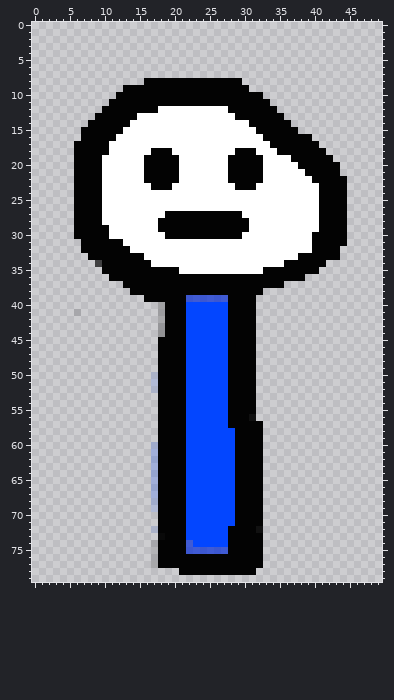
A sprite sheet gets an edit: android/assets/pencilSpentPedestrianBlue.png. The picture above is the old version.
The file is 50x80 pixels. Pixels under 10% opacity are left out. Colours within 5 levels of each other are drawn and written as one.
And afterwards:
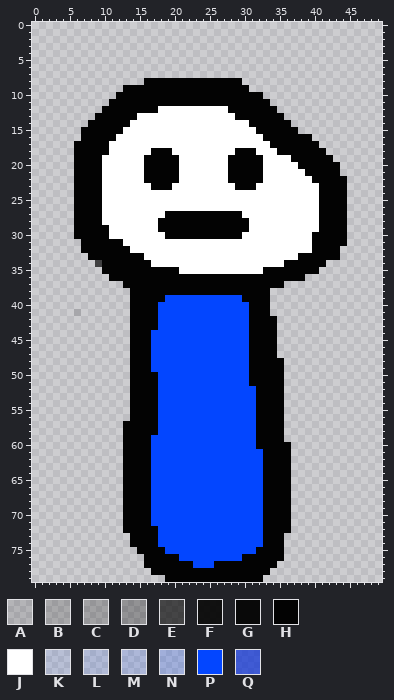
Palette (. is transparent): A #0303031f  B #0303032f  C #03030338  D #0303034b  E #030303ac  F #030303ed  G #030303f7  H #030303  J #ffffff  K #0346ff1a  L #0346ff23  M #0346ff29  N #0346ff38  P #0346ff  Q #1034d5be
What changed:
y 38: x 33 . -> H
y 39: x 14..15 .. -> HH; x 19..29 HHHQQQQQQHH -> PPPPPPPPPPP; x 32..33 .. -> HH
y 40: x 14..21 ....CHHH -> HHHHPPPP; x 28..30 HHH -> PPP; x 32..33 .. -> HH
y 41: x 14..21 ....BHHH -> HHHHPPPP; x 28..30 HHH -> PPP; x 32..33 .. -> HH
y 42: x 14..21 ....BHHH -> HHHHPPPP; x 28..30 HHH -> PPP; x 32..34 ... -> HHH
y 43: x 14..21 ....CHHH -> HHHHPPPP; x 28..30 HHH -> PPP; x 32..34 ... -> HHH
y 44: x 14..21 ....DHHH -> HHHPPPPP; x 28..30 HHH -> PPP; x 32..34 ... -> HHH
y 45..47: x 14..21 ....HHHH -> HHHPPPPP; x 28..30 HHH -> PPP; x 32..34 ... -> HHH
y 48..49: x 14..21 ....HHHH -> HHHPPPPP; x 28..30 HHH -> PPP; x 32..35 .... -> HHHH
y 50: x 14..21 ...KHHHH -> HHHHPPPP; x 28..30 HHH -> PPP; x 32..35 .... -> HHHH
y 51: x 14..21 ...LHHHH -> HHHHPPPP; x 28..30 HHH -> PPP; x 32..35 .... -> HHHH
y 52: x 14..21 ...KHHHH -> HHHHPPPP; x 28..35 HHHH.... -> PPPPHHHH
y 53..55: x 14..21 ....HHHH -> HHHHPPPP; x 28..35 HHHH.... -> PPPPHHHH
y 56: x 14..21 ....HHHH -> HHHHPPPP; x 28..35 HHHF.... -> PPPPHHHH
y 57: x 13..21 .....HHHH -> HHHHHPPPP; x 28..31 HHHH -> PPPP; x 33..35 ... -> HHH
y 58: x 13..21 .....HHHH -> HHHHHPPPP; x 29..31 HHH -> PPP; x 33..35 ... -> HHH
y 59: x 13..21 .....HHHH -> HHHHPPPPP; x 29..31 HHH -> PPP; x 33..35 ... -> HHH
y 60: x 13..21 ....MHHHH -> HHHHPPPPP; x 29..31 HHH -> PPP; x 33..36 .... -> HHHH
y 61..67: x 13..21 ....NHHHH -> HHHHPPPPP; x 29..36 HHHH.... -> PPPPHHHH
y 68: x 13..21 ....MHHHH -> HHHHPPPPP; x 29..36 HHHH.... -> PPPPHHHH
y 69: x 13..21 ....LHHHH -> HHHHPPPPP; x 29..36 HHHH.... -> PPPPHHHH
y 70..71: x 13..21 .....HHHH -> HHHHPPPPP; x 29..36 HHHH.... -> PPPPHHHH
y 72: x 13..21 ....KHHHH -> HHHHHPPPP; x 28..36 HHHHF.... -> PPPPPHHHH
y 73: x 14..21 ....GHHH -> HHHHPPPP; x 28..35 HHHHH... -> PPPPPHHH
y 74: x 14..22 ...AHHHHQ -> HHHHPPPPP; x 28..35 HHHHH... -> PPPPPHHH
y 75: x 15..17 ..A -> HHH; x 19..31 HHHQQQQQQHHHH -> PPPPPPPPPPPPP; x 33..35 ... -> HHH
y 76: x 16..17 .A -> HH; x 21..29 HHHHHHHHH -> PPPPPPPPP; x 33..35 ... -> HHH
y 77: x 16..17 .B -> HH; x 23..25 HHH -> PPP; x 33..34 .. -> HH
y 78: x 17..20 .... -> HHHH; x 32..33 .. -> HH
y 79: x 19..32 .............. -> HHHHHHHHHHHHHH
Boxes around the changes in both pictures, in picture pixels (x1, y1, x2, y2):
changed: (123, 288, 291, 582)
